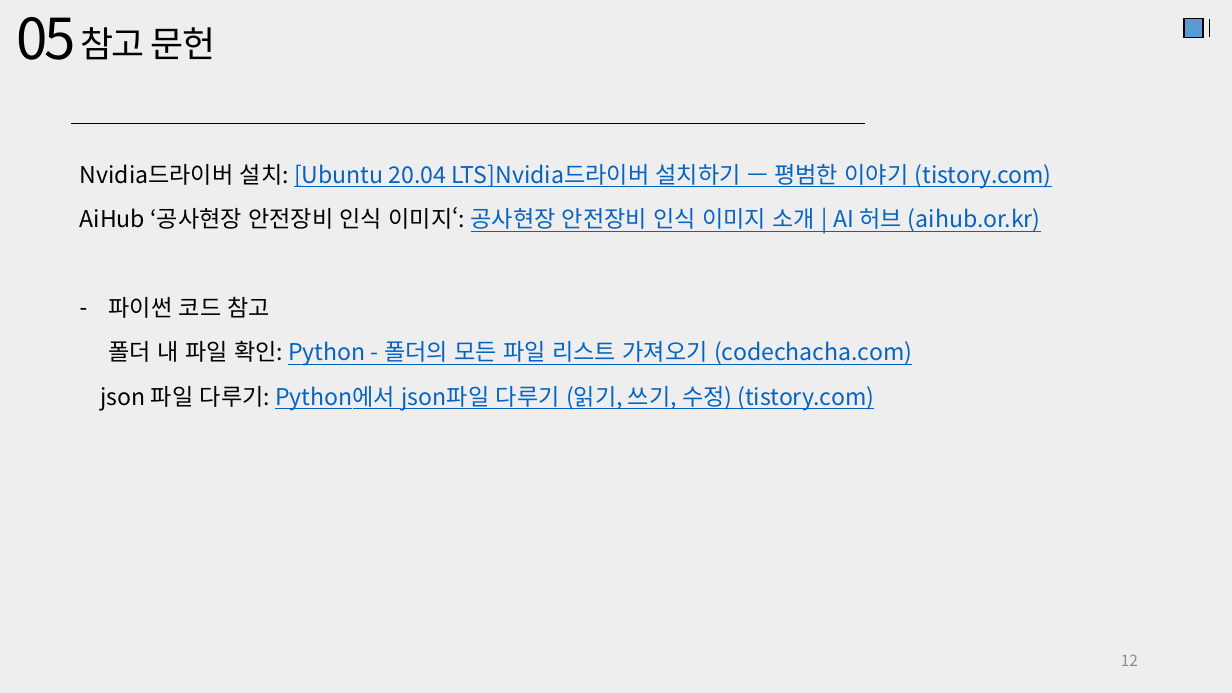
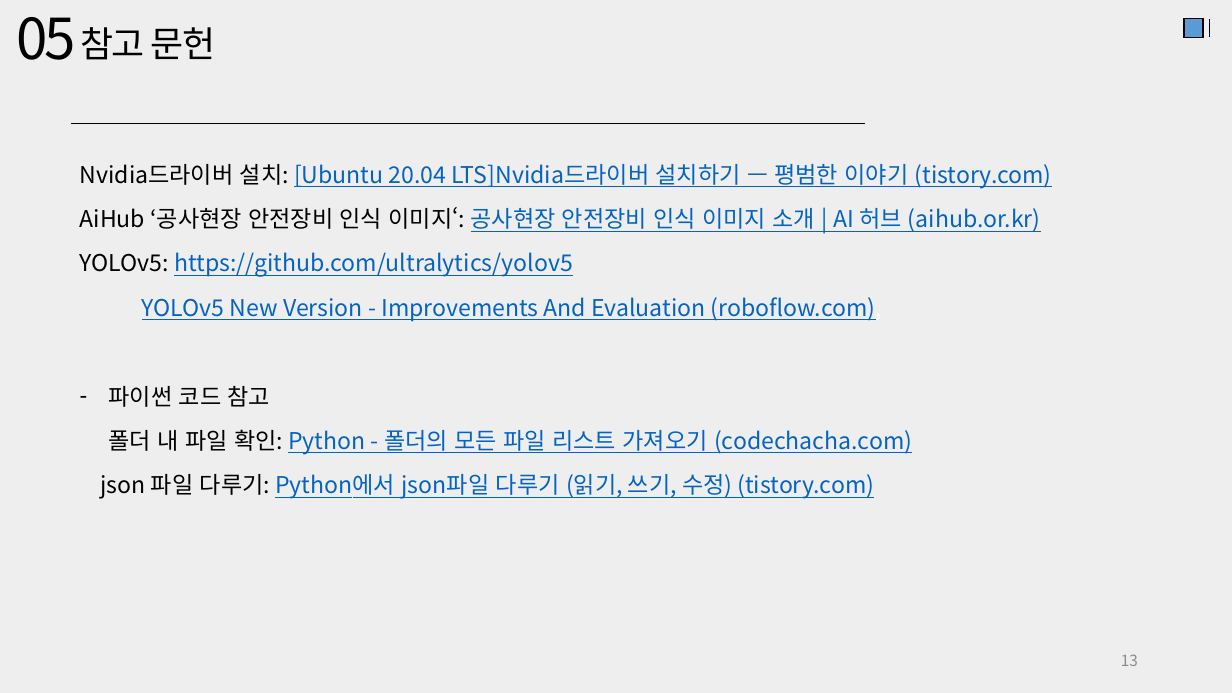
Before and after one commit to JaeHyung-Jung/UNDERDOG, a slide deck: slide 13 of 7주차/중간결과 발표자료.pptx (slide 12 before the commit). Drawn at 1232x693 pixels with LibreOffice and Linux fonts; fonts in the diff are those of the drawing. Boxes give left, top, right and bottom in pixels: in the first picture for what was removed or moved away, otherwise in the second. Text is boxed around its words. In the diff, an @@ line names an element or a change of style, - is before the commit and + after.

```diff
--- a/7주차/중간결과 발표자료.pptx
+++ b/7주차/중간결과 발표자료.pptx
@@ text at <box>80,252,882,322</box>: paragraphs added @@
+YOLOv5: https://github.com/ultralytics/yolov5
+YOLOv5 New Version - Improvements And Evaluation (roboflow.com),
@@ page number at <box>1121,654,1138,666</box>: text changed @@
-12
+13
```
Also in this commit, not shown: 2 other slides changed, 1 slide added, 1 other file.
